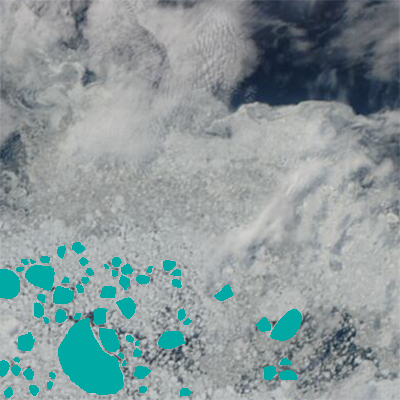
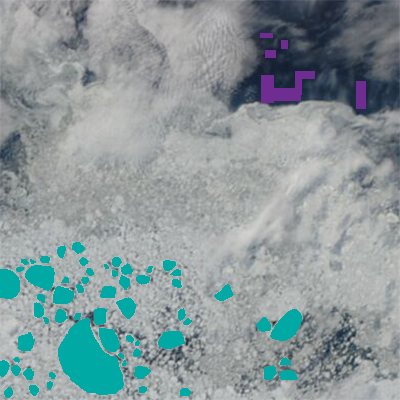
Layer changes from the first 400x400 image to the second:
renamed "landfast ice" to "water samples", painted on it over [260, 33, 366, 109]
